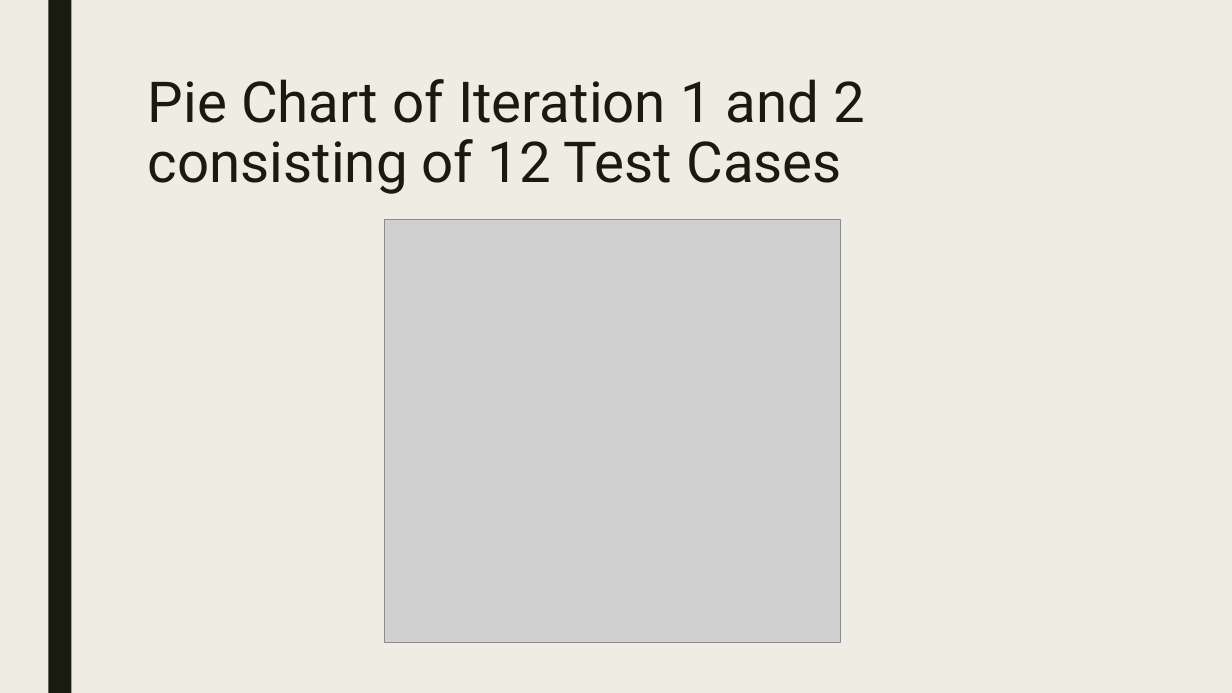
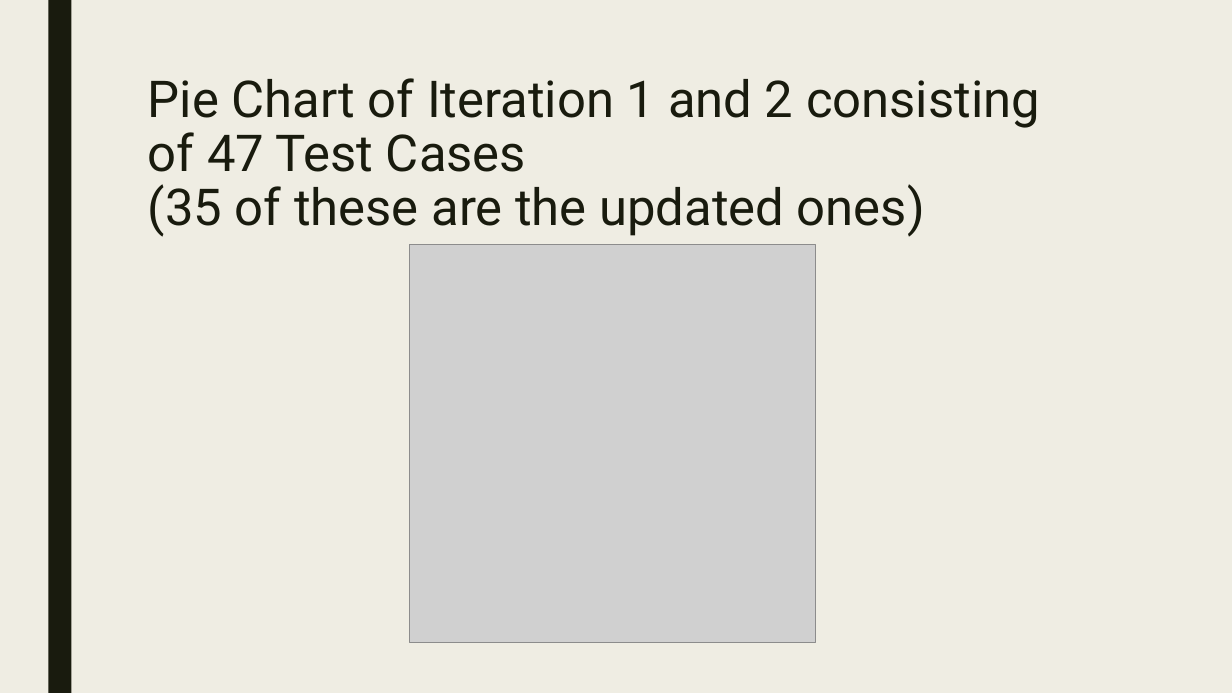
Before and after one commit to asruiz/Quality-Survey-Data-Analysis-System, a slide deck: slide 14 of Documentation/Test Plan/Quality_BrugadaGloriaRoguelRuiz.pptx (slide 11 before the commit). Drawn at 1232x693 pixels with LibreOffice and Linux fonts; fonts in the diff are those of the drawing; grey boxes stand for pictures. Boxes give left, top, right and bottom in pixels: in the first picture for what was removed or moved away, otherwise in the second. Text is boxed around its words. In the diff, an @@ line names an element or a change of style, - is before the commit and + after.

Commit message:
Updated the Quality Test Plan
Changes due to additional test cases and presentation of github commits

```diff
--- a/Documentation/Test Plan/Quality_BrugadaGloriaRoguelRuiz.pptx
+++ b/Documentation/Test Plan/Quality_BrugadaGloriaRoguelRuiz.pptx
@@ title at (148,78,1040,237): text changed; size 44 to 39.6 pt @@
-Pie Chart of Iteration 1 and 2 consisting of 12 Test Cases
+Pie Chart of Iteration 1 and 2 consisting of 47 Test Cases
+(35 of these are the updated ones)
@@ picture: place and size @@
-picture at (384,220,841,643)
+picture at (409,245,816,642)
```
Also in this commit, not shown: 5 other slides changed, 5 slides added, 1 slide removed.
